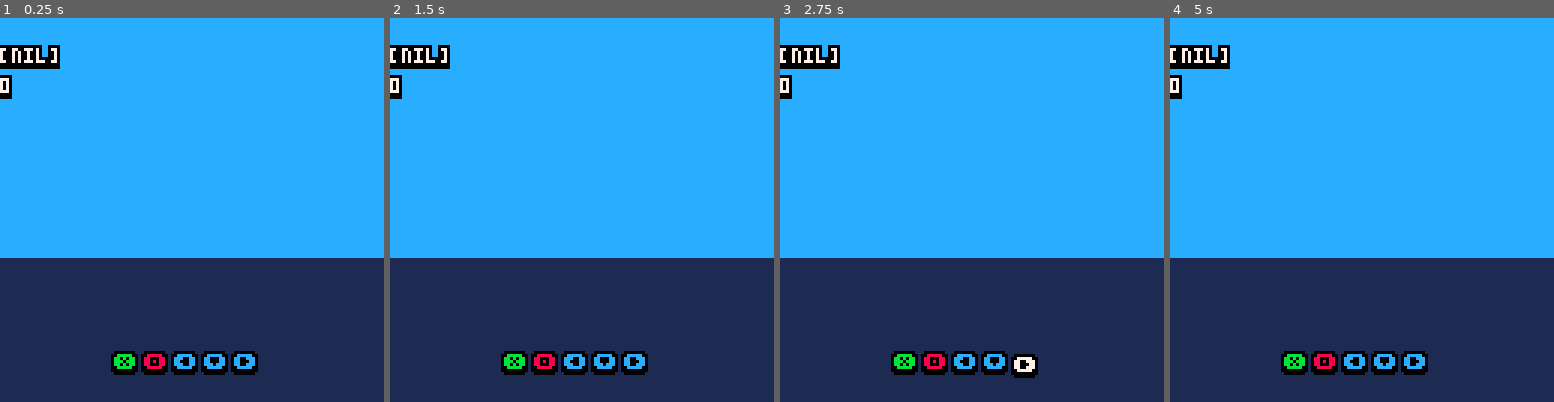
Above: before the commit, frames 1-4 (left to right).
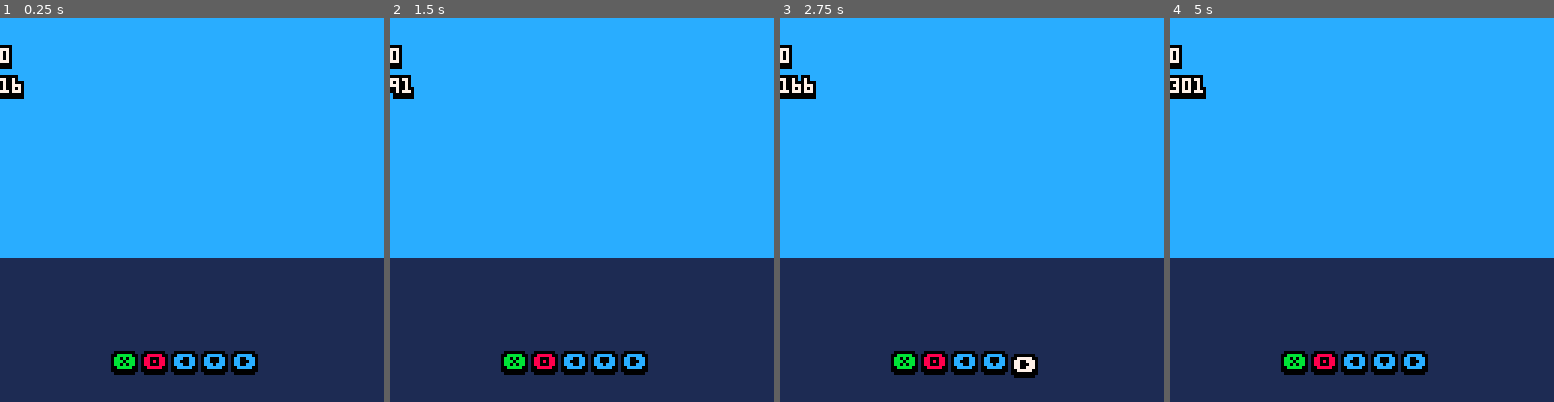
Above: after the commit, the same moments.

Repository: nascimento-cesar/pablos-encore-against-evil
Game: PICO-8 cartridge src/pablos-ultimate-encore-against-evil-forces.p8
The game is run twice, just before and just after one commit, with the same random seed, the same clock (stepped at 60 frames per second) and the same inputs.
Inputs:
- Up to frame 1 (0.25 s): no input
- Up to frame 2 (1.5 s): tap X (X key) at 0.33, 1.07 s; tap O (Z key) at 0.7 s
- Up to frame 3 (2.75 s): hold Right 1.6-2.1 s; tap O (Z key) at 1.7, 2.1, 2.5 s; tap X (X key) at 1.85 s; hold Up 2.15-2.42 s; hold Right from 2.47 s (still down)
- Up to frame 4 (5 s): tap O (Z key) every 0.4 s from 2.9 to 4.9 s; tap X (X key) at 2.97, 4.08 s; release Right at 3.03 s; hold Left 3.08-3.58 s; hold Down 3.63-3.97 s; hold Right 4.02-4.68 s; hold Up from 4.73 s (still down)

The runs differ from the first frame. In frame 1, 1.0% of the frame differs, in the area x 0-16%, y 7-22%; in frame 2, 1.0%; in frame 3, 1.2%; in frame 4, 1.2%.

Commit message:
feat: work in the notes player

Diff:
--- a/src/classes/song.lua
+++ b/src/classes/song.lua
@@ -10,15 +10,19 @@
 
 function Song:update(metronome, button_press_callback)
   for i = 1, 4 do
-    local note = self.tracks[i].notes[metronome.frames]
+    local track = self.tracks[i]
 
-    if note then
-      local pitch, duration_frames, instrument, volume, effect, current_frame, button = unpack(note)
+    if track then
+      local note = track.notes[metronome.frames]
 
-      if pitch == -1 then
-        sfx(pitch, i + 1)
-      else
-        self:play_note(i, pitch, instrument, volume, effect, i + 1)
+      if note then
+        local pitch, duration_frames, instrument, volume, effect, current_frame, button = unpack(note)
+
+        if pitch == -1 then
+          sfx(pitch, i - 1)
+        else
+          self:play_note(i, pitch, instrument, volume, effect, i - 1, duration_frames)
+        end
       end
     end
   end
@@ -28,33 +32,32 @@
   local parsed_tracks = {}
 
   for t = 1, 4 do
-    local current_frame = 0
-    local parsed_notes = {}
-    local notes = split(get_song_tracks(song_name)[t], "|")
-    local buttons = "❎🅾️⬅️⬇️➡️"
+    local track = get_song_tracks(song_name)[t]
 
-    for n = 1, #notes do
-      local pitch, duration, instrument, volume, effect = unpack(split(notes[n]))
-      local duration_frames = Metronome.frames_per_beat * parse_duration(duration)
-      parsed_notes[current_frame] = { parse_pitch(pitch), duration_frames, instrument, volume, effect, current_frame, buttons[ceil(rnd(#buttons))] }
-      current_frame += duration_frames
+    if track then
+      local current_frame = 0
+      local parsed_notes = {}
+      local buttons = "❎🅾️⬅️⬇️➡️"
+      local notes = split(track, "|")
+
+      for n = 1, #notes do
+        local pitch, duration, instrument, volume, effect = unpack(split(notes[n]))
+        local duration_frames = Metronome.frames_per_beat * parse_duration(duration)
+        parsed_notes[current_frame] = { parse_pitch(pitch), duration_frames, instrument, volume, effect, current_frame, buttons[ceil(rnd(#buttons))] }
+        current_frame += duration_frames
+      end
+
+      add(parsed_tracks, { notes = parsed_notes })
     end
-
-    add(parsed_tracks, { notes = parsed_notes })
   end
 
   return parsed_tracks
 end
 
-function Song:play_note(sfx_id, pitch, instrument, volume, effect, channel)
+function Song:play_note(sfx_id, pitch, instrument, volume, effect, channel, duration)
   local base_address = 0x3200 + 68 * sfx_id
-
-  for i = 0, 31 do
-    poke(base_address + i * 2, 0)
-  end
-
   poke(base_address, pitch + 64 * (instrument % 4))
   poke(base_address + 1, 16 * effect + 2 * volume + flr(instrument / 4))
-  poke(base_address + 65, 32)
+  poke(base_address + 65, 1)
   sfx(sfx_id, channel or -1)
 end
--- a/src/draw.lua
+++ b/src/draw.lua
@@ -2,8 +2,8 @@
   cls()
   map(0, 0, 0, 0, 16, 16)
   print_outlined_text(debug, 0, 0, 7)
-  print_outlined_text(game.metronome.frame_type, 0, 10, 7)
-  print_outlined_text(game.player.score, 0, 20, 7)
+  print_outlined_text(game.player.score, 0, 10, 7)
+  print_outlined_text(game.metronome.frames, 0, 20, 7)
   print_button("❎", 0, 11)
   print_button("🅾️", 1, 8)
   print_button("⬅️", 2, 12)
--- a/src/utils.lua
+++ b/src/utils.lua
@@ -1,13 +1,14 @@
 function get_song_tracks(song_name)
   return ({
     canon_rock = {
-      "F1,1/2,0,5,0|P,1/2,0,5,0|A1,1/2,0,5,0|B1,1/2,0,5,0",
-      "F1,1/2,0,5,0|P,1/2,0,5,0|A1,1/2,0,5,0|B1,1/2,0,5,0",
-      "F1,1/2,0,5,0|P,1/2,0,5,0|A1,1/2,0,5,0|B1,1/2,0,5,0",
-      "F1,1/2,0,5,0|P,1/2,0,5,0|A1,1/2,0,5,0|B1,1/2,0,5,0"
+      nil,
+      nil,
+      "D1,1,1,5,2|D1,1/8,1,5,2|D1,1/8,1,5,2|D1,1/8,1,5,2|D1,1/8,1,5,2|D1,1/8,1,5,2|D1,1/8,1,5,2",
+      nil
     }
   })[song_name]
 end
+--"D1,1,1,5,2|A0,1,1,5,2|B0,1,1,5,2|F#0,1,1,5,2|G0,1,1,5,2|D0,1,1,5,2|G0,1,1,5,2|A0,1,1,5,2|D1,1,1,5,2|A0,1,1,5,2|B0,1,1,5,2|F#0,1,1,5,2|G0,1,1,5,2|D0,1,1,5,2|G0,1,1,5,2|A0,1,1,5,2|D1,1,1,5,2|A0,1,1,5,2|B0,1,1,5,2|F#0,1,1,5,2|G0,1,1,5,2|D0,1,1,5,2|G0,1,1,5,2|A0,1,1,5,2|D1,1,1,5,2|A0,1,1,5,2|B0,1,1,5,2|F#0,1,1,5,2|G0,1,1,5,2|D0,1,1,5,2|G0,1,1,5,2|A0,1,1,5,2|D1,1,1,5,2|A0,1,1,5,2|B0,1,1,5,2|F#0,1,1,5,2|G0,1,1,5,2|D0,1,1,5,2|G0,1,1,5,2|A0,1,1,5,2|D1,1,1,5,2|A0,1,1,5,2|B0,1,1,5,2|F#1,1,1,5,2|G1,1,1,5,2|D1,1,1,5,2|G1,1,1,5,2|A0,1,1,5,2"
 
 function parse_button_icon(button)
   return ({
